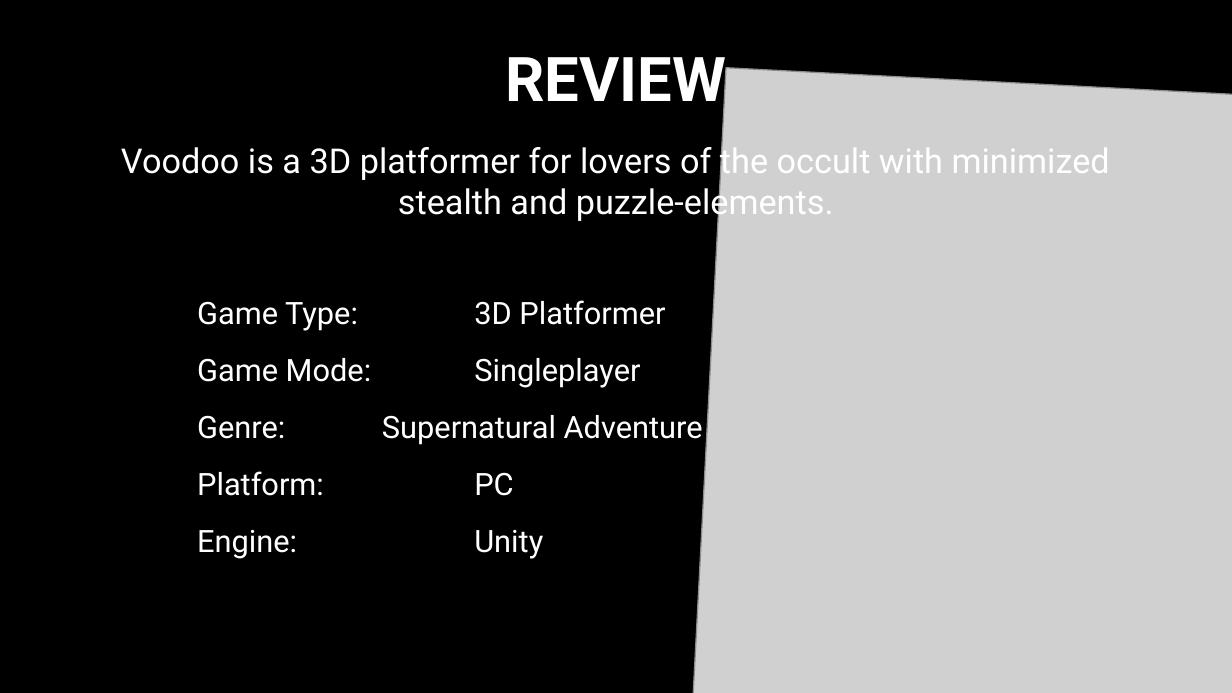
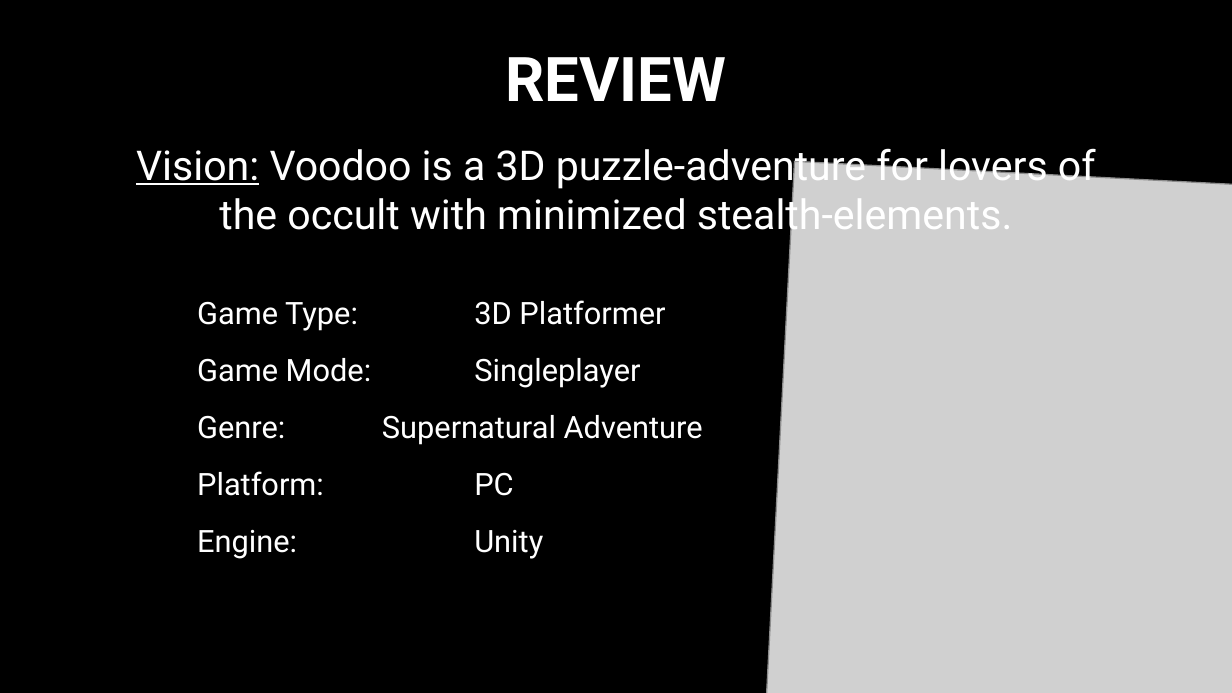
Before and after one commit to ArtjomProGrammer/Voodoo, a slide deck: slide 3 of _Organisation/Präsentation/Voodoo_PP2.pptx. Drawn at 1232x693 pixels with LibreOffice and Linux fonts; fonts in the diff are those of the drawing; grey boxes stand for pictures; background and template pictures are left out. Boxes give left, top, right and bottom in pixels: in the first picture for what was removed or moved away, otherwise in the second. Text is boxed around its words. In the diff, an @@ line names an element or a change of style, - is before the commit and + after.

```diff
--- a/_Organisation/Präsentation/Voodoo_PP2.pptx
+++ b/_Organisation/Präsentation/Voodoo_PP2.pptx
@@ text at (x1=136, y1=142, x2=1096, y2=239): text changed; size 20 to 24 pt @@
-Voodoo is a 3D platformer for lovers of the occult with minimized stealth and puzzle-elements.
+Vision: Voodoo is a 3D puzzle-adventure for lovers of the occult with minimized stealth-elements.
@@ picture resized from (x1=691, y1=68, x2=1232, y2=693) to (x1=764, y1=162, x2=1232, y2=693) @@
```
Also in this commit, not shown: 4 other slides changed, 4 other files.
